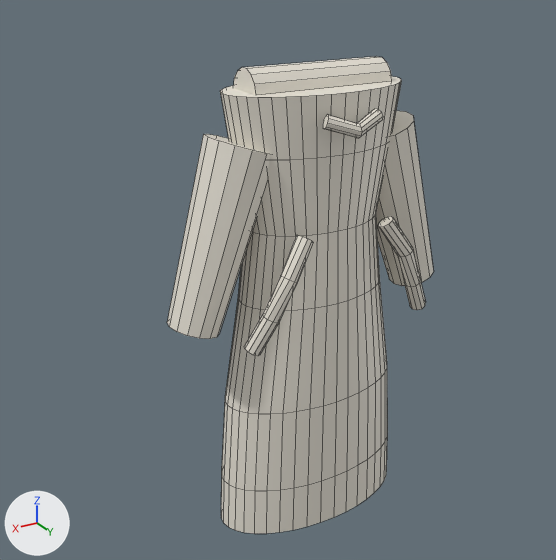
Before and after pictures for a commit that changed the FBX model Assets/OSSBenchmarks/SiroinoSotaiTripoSG20260925/crescent-vent-tunic/Character/CrescentVentTunic_TripoSG_Refined.fbx.
Rendered twice from a camera (50 mm lens) standing at (0.927, 1.335, 1.362) and looking at (0.072, -0.09, 0.649). The axes (+X, +Y, +Z) are drawn at lower left. The lights are the same throughout. The first picture is the older version. Mesh edges are drawn as thin lines.

The scene before the commit, as lines of its bpy script (objects in view):
```python
me_triposgrefinedgarmentshellmesh = bpy.data.meshes.new('TripoSGRefinedGarmentShellMesh')
me_triposgrefinedgarmentshellmesh.from_pydata(...)  # 474 vertices, 376 faces; spans x -0.363..0.363, y -0.183..0.116, z 0.035..1.143
me_triposgrefinedgarmentshellmesh.materials.append(mat_triposg_refined_garment)  # white #eae5d8
ob_triposgrefinedgarmentmesh = bpy.data.objects.new('TripoSGRefinedGarmentMesh', me_triposgrefinedgarmentshellmesh)
ob_triposgrefinedgarmentmesh.location = (0.0, 0.0, 0.0)
```
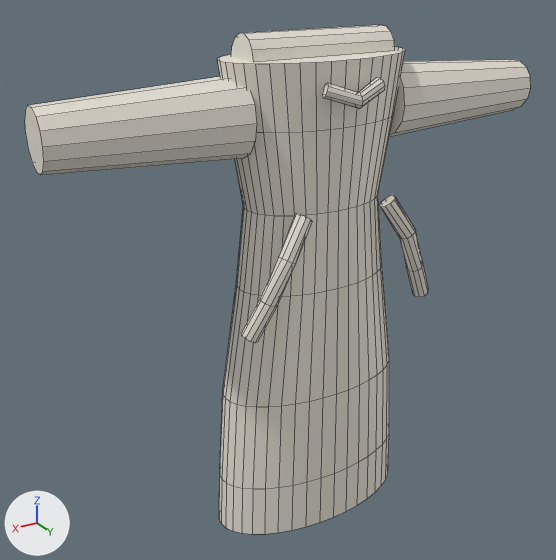
Location of each change, [x1, y1, x2, y2] in pixels of the pictures (556 x 560 px; the box of a moved part takes in the faces that stretch with it):
'TripoSGRefinedGarmentMesh', reshaped (89% wider, 6% taller)
    before: [167, 56, 434, 534]
    after: [25, 25, 531, 534]
part 1 of me_triposgrefinedgarmentshellmesh, moved or reshaped
    before: [220, 76, 402, 534]
    after: [217, 47, 405, 534]
part 2 of me_triposgrefinedgarmentshellmesh, moved or reshaped
    before: [233, 56, 392, 95]
    after: [231, 25, 395, 62]
part 3 of me_triposgrefinedgarmentshellmesh, moved or reshaped
    before: [378, 216, 426, 310]
    after: [380, 195, 428, 297]
part 4 of me_triposgrefinedgarmentshellmesh, moved or reshaped
    before: [244, 235, 313, 356]
    after: [241, 214, 312, 343]
part 5 of me_triposgrefinedgarmentshellmesh, moved or reshaped
    before: [323, 109, 383, 138]
    after: [322, 78, 385, 109]
part 6 of me_triposgrefinedgarmentshellmesh, moved or reshaped
    before: [376, 111, 434, 286]
    after: [390, 60, 531, 136]
part 7 of me_triposgrefinedgarmentshellmesh, moved or reshaped
    before: [167, 134, 270, 339]
    after: [25, 77, 257, 175]

The change, as a list of edits to the scene's bpy script:
```text
Change me_triposgrefinedgarmentshellmesh:
    used by ob_triposgrefinedgarmentmesh; location = (0.0, 0.0, 0.0)
    remove me_triposgrefinedgarmentshellmesh.from_pydata(...)  # 474 vertices, 376 faces; spans x -0.363..0.363, y -0.183..0.116, z 0.035..1.143
    add me_triposgrefinedgarmentshellmesh.from_pydata(...)  # 474 vertices, 376 faces; spans x -0.598..0.598, y -0.182..0.114, z 0.035..1.209
    me_triposgrefinedgarmentshellmesh part 1: the loose piece of 280 vertices spanning x -0.249..0.249, y -0.183..0.067, z 0.035..1.096 is scaled about its middle by (1.03, 0.987, 1.06), then moved by (0.0, 0.0, 0.032)
    me_triposgrefinedgarmentshellmesh part 2: the loose piece of 28 vertices spanning x -0.17..0.17, y -0.106..-0.011, z 1.05..1.143 is scaled about its middle by (1.03, 0.987, 1.06), then moved by (0.0, 0.0, 0.064)
    me_triposgrefinedgarmentshellmesh part 3: the loose piece of 40 vertices spanning x -0.245..-0.09, y 0.046..0.109, z 0.568..0.82 is scaled about its middle by (1.03, 0.987, 1.06), then moved by (-0.004, -0.001, 0.04)
    me_triposgrefinedgarmentshellmesh part 4: the loose piece of 40 vertices spanning x 0.09..0.245, y 0.046..0.109, z 0.568..0.82 is scaled about its middle by (1.03, 0.987, 1.06), then moved by (0.004, -0.001, 0.04)
    me_triposgrefinedgarmentshellmesh part 5: the loose piece of 30 vertices spanning x -0.07..0.07, y 0.065..0.116, z 1.013..1.062 is scaled about its middle by (1.03, 0.987, 1.06), then moved by (0.0, -0.002, 0.06)
    me_triposgrefinedgarmentshellmesh part 6: 28 of 474 vertices moved; they spanned x -0.363..-0.105, y -0.136..0.019, z 0.58..1.015 and now span x -0.598..-0.185, y -0.137..0.021, z 0.965..1.129; mean shift (-0.148, 0.0, 0.254); largest move (-0.273, -0.013, 0.586) -> (-0.598, -0.022, 1.096)
    me_triposgrefinedgarmentshellmesh part 7: 28 of 474 vertices moved; they spanned x 0.105..0.363, y -0.136..0.019, z 0.58..1.015 and now span x 0.185..0.598, y -0.137..0.021, z 0.965..1.129; mean shift (0.148, 0.0, 0.254); largest move (0.273, -0.013, 0.586) -> (0.598, -0.022, 1.096)
```
